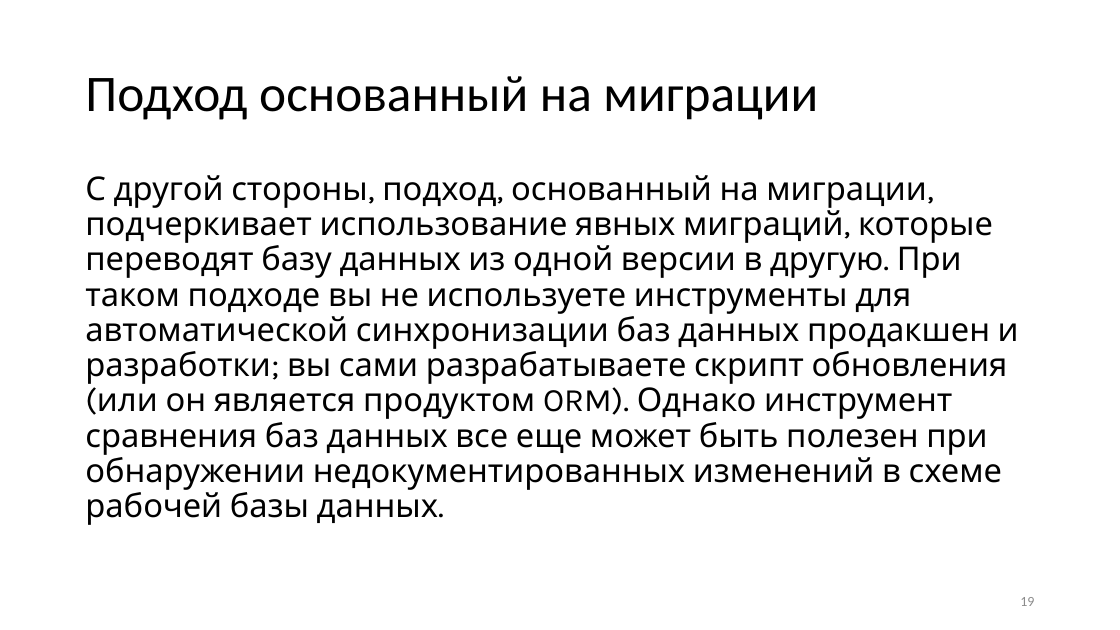
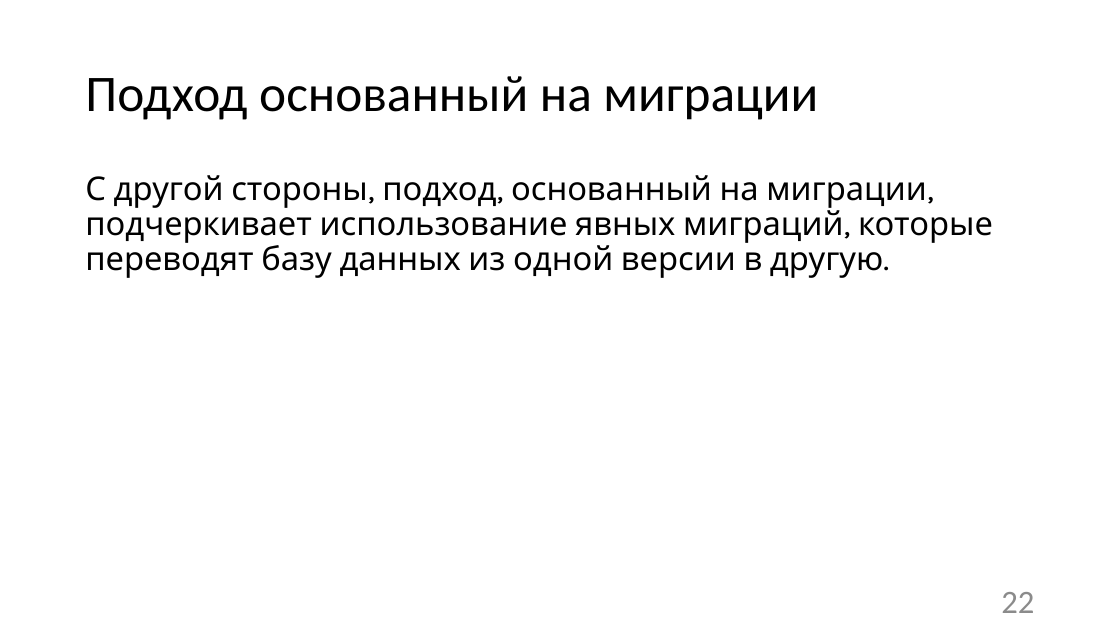
Before and after one commit to Sa1Gur/DbTest.Containers, a slide deck: slide 22 of DbaseTesting.pptx (slide 19 before the commit). Drawn at 1120x630 pixels with LibreOffice and Linux fonts; fonts in the diff are those of the drawing. Boxes give left, top, right and bottom in pixels: in the first picture for what was removed or moved away, otherwise in the second. Text is boxed around its words. In the diff, an @@ line names an element or a change of style, - is before the commit and + after.

```diff
--- a/DbaseTesting.pptx
+++ b/DbaseTesting.pptx
@@ text at (85,175,993,278): text changed @@
-С другой стороны, подход, основанный на миграции, подчеркивает использование явных миграций, которые переводят базу данных из одной версии в другую. При таком подходе вы не используете инструменты для автоматической синхронизации баз данных продакшен и разработки; вы сами разрабатываете скрипт обновления (или он является продуктом ORM). Однако инструмент сравнения баз данных все еще может быть полезен при обнаружении недокументированных изменений в схеме рабочей базы данных.
+С другой стороны, подход, основанный на миграции, подчеркивает использование явных миграций, которые переводят базу данных из одной версии в другую.
@@ page number at (1001,592,1034,613): text changed; size 12 to 28 pt @@
-19
+22
```
Also in this commit, not shown: 31 other slides changed, 26 slides added, 18 slides removed, 9 other files.
